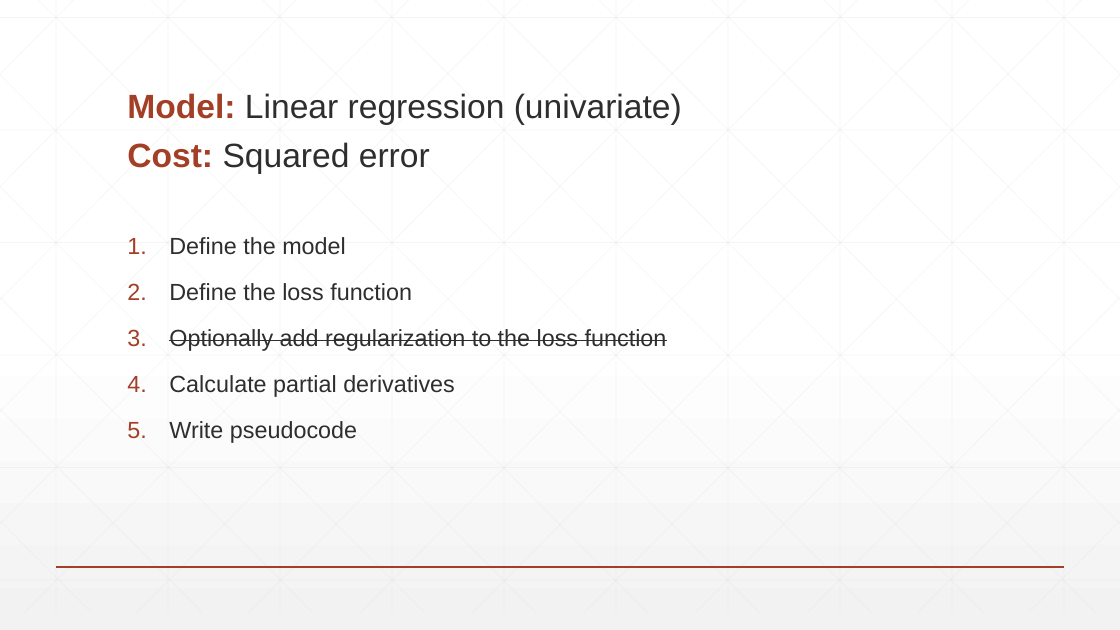
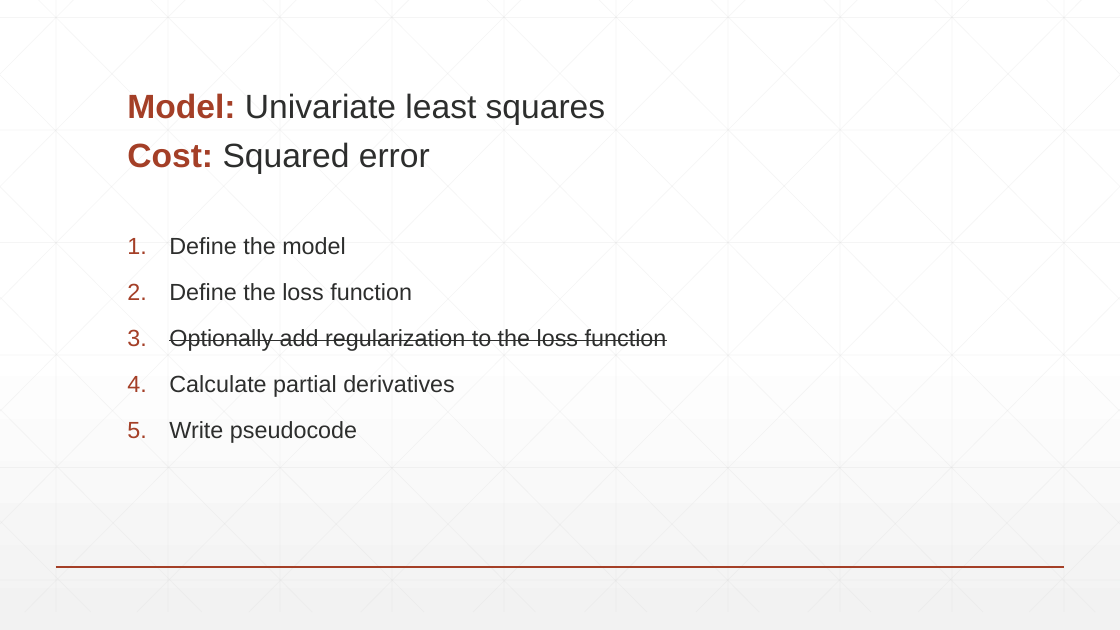
Before and after one commit to jatkins23/info251-aml-s24, a slide deck: slide 10 of labs/lab7/Lab7.pptx. Drawn at 1120x630 pixels with LibreOffice and Linux fonts; fonts in the diff are those of the drawing. Boxes give left, top, right and bottom in pixels: in the first picture for what was removed or moved away, otherwise in the second. Text is boxed around its words. In the diff, an @@ line names an element or a change of style, - is before the commit and + after.

```diff
--- a/labs/lab7/Lab7.pptx
+++ b/labs/lab7/Lab7.pptx
@@ title at bbox=[127, 93, 606, 173]: text changed @@
-Model: Linear regression (univariate)
-Cost: Squared error
+Model: Univariate least squares
+Cost: Squared error
```
Also in this commit, not shown: 4 other slides changed, 1 other file.
